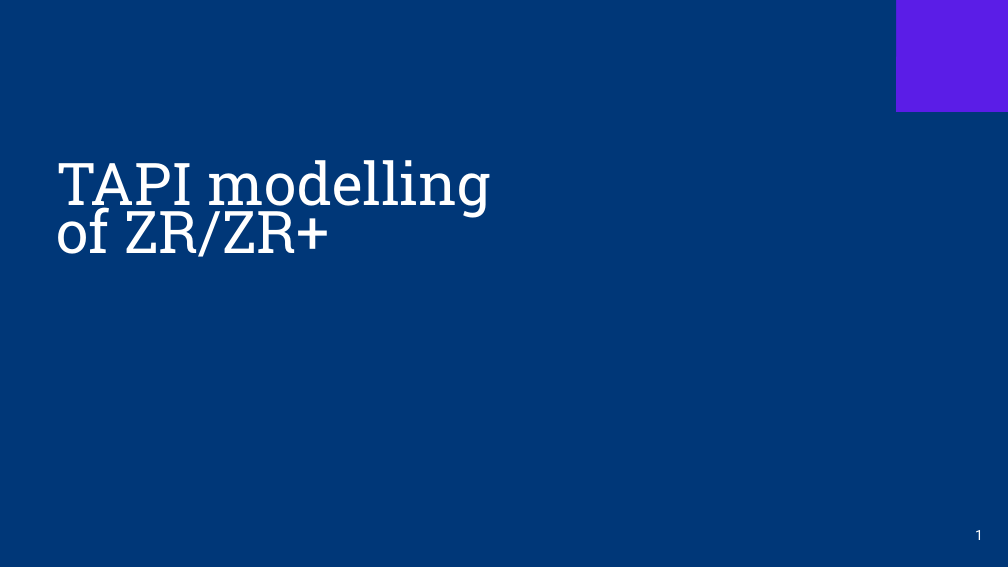
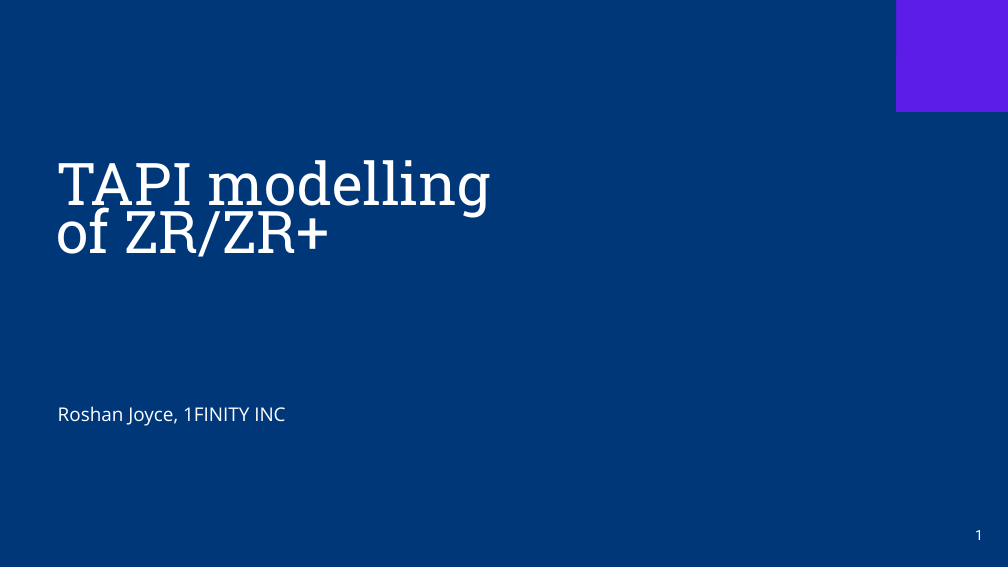
Before and after one commit to Open-Network-Models-and-Interfaces-ONMI/TAPI-Activities, a slide deck: slide 1 of ContributionsForDiscussions/onmi2026.RJ.001_ZR_modeling.pptx. Drawn at 1008x567 pixels with LibreOffice and Linux fonts; fonts in the diff are those of the drawing; background and template pictures are left out. Boxes give left, top, right and bottom in pixels: in the first picture for what was removed or moved away, otherwise in the second. Text is boxed around its words. In the diff, an @@ line names an element or a change of style, - is before the commit and + after.

```diff
--- a/ContributionsForDiscussions/onmi2026.RJ.001_ZR_modeling.pptx
+++ b/ContributionsForDiscussions/onmi2026.RJ.001_ZR_modeling.pptx
@@ subtitle added at [58, 406, 285, 426], 18 pt, text #FFFFFF @@
+Roshan Joyce, 1FINITY INC
```
Also in this commit, not shown: 2 other slides changed.
